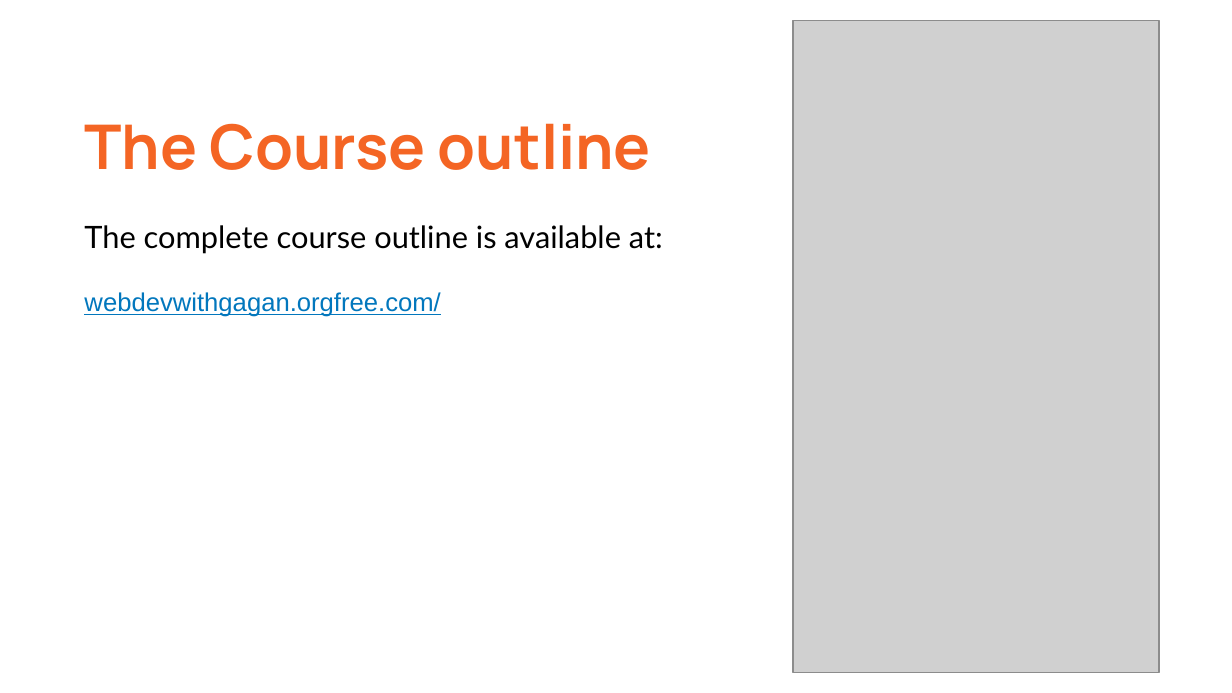
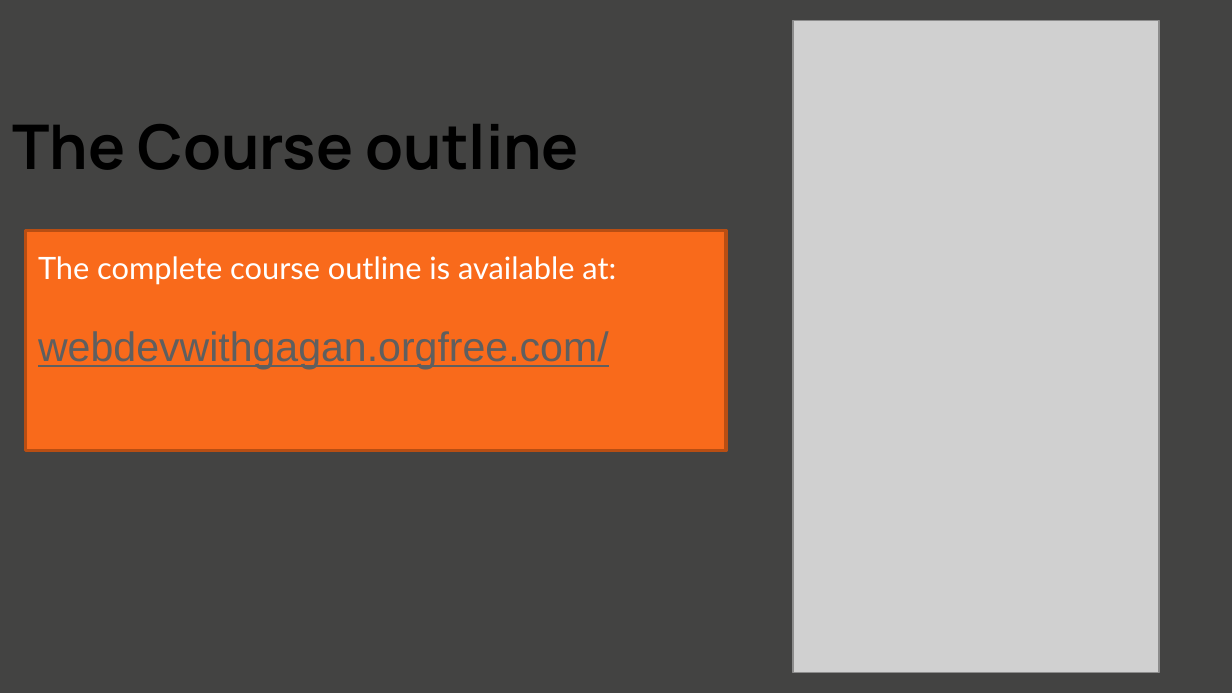
Before and after one commit to GaganSharmaGitHub/GirlScript-Education-Outreach-2-WebDev, a slide deck: slide 2 of Day1/WEBDEVwithGaganDay1.pptx. Drawn at 1232x693 pixels with LibreOffice and Linux fonts; fonts in the diff are those of the drawing; grey boxes stand for pictures. Boxes give left, top, right and bottom in pixels: in the first picture for what was removed or moved away, otherwise in the second. Text is boxed around its words. In the diff, an @@ line names an element or a change of style, - is before the commit and + after.

```diff
--- a/Day1/WEBDEVwithGaganDay1.pptx
+++ b/Day1/WEBDEVwithGaganDay1.pptx
@@ background #FFFFFF to #434342 @@
@@ title "The Course outline": place and size @@
-title "The Course outline" at <box>84,123,651,170</box>
+title "The Course outline" at <box>12,124,579,170</box>
@@ title "The Course outline" at <box>12,124,579,170</box>: text colour #F46524 to #000000 @@
@@ title "The complete course outline is ...": place and size @@
-title "The complete course outline is ..." at <box>84,225,663,317</box>
+title "The complete course outline is ..." at <box>38,256,616,369</box>
@@ title "The complete course outline is ..." at <box>38,256,616,369</box>: text colour #000000 to #FFFFFF in "The complete course outline is available at:"; size 15 to 24 pt, text colour #0277BD to #5F5F5F in "webdevwithgagan.orgfree.com/" @@
```
Also in this commit, not shown: 7 other slides changed, 37 slides added, 2 other files.
